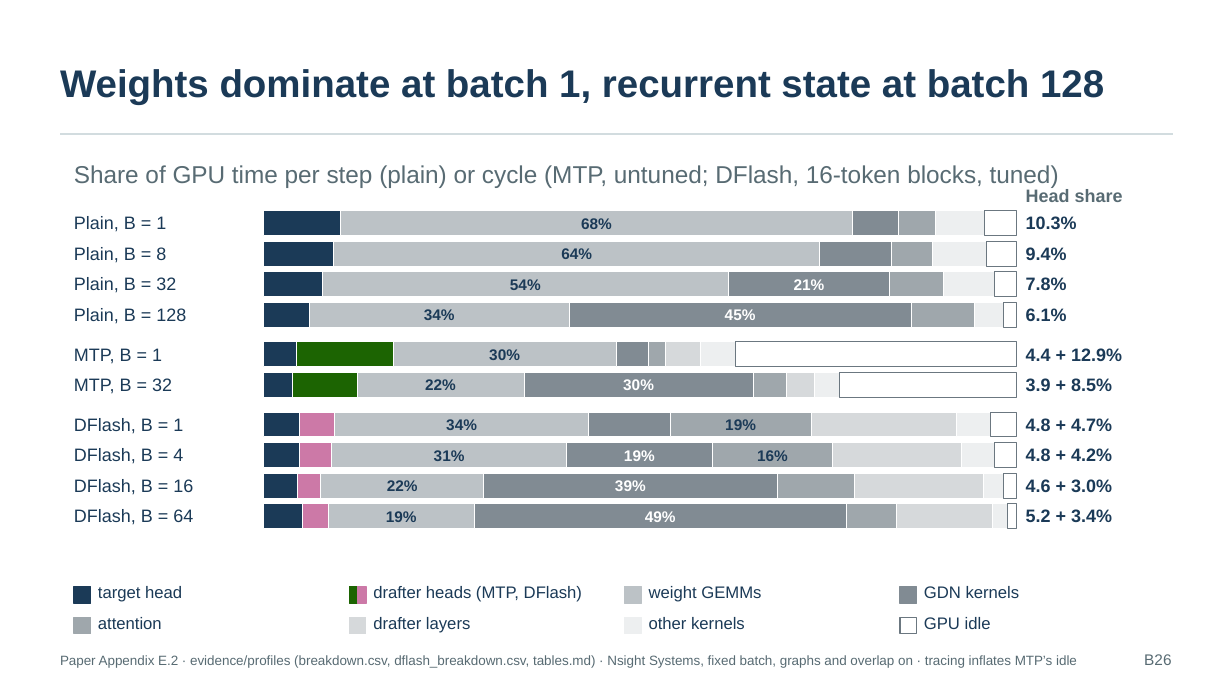
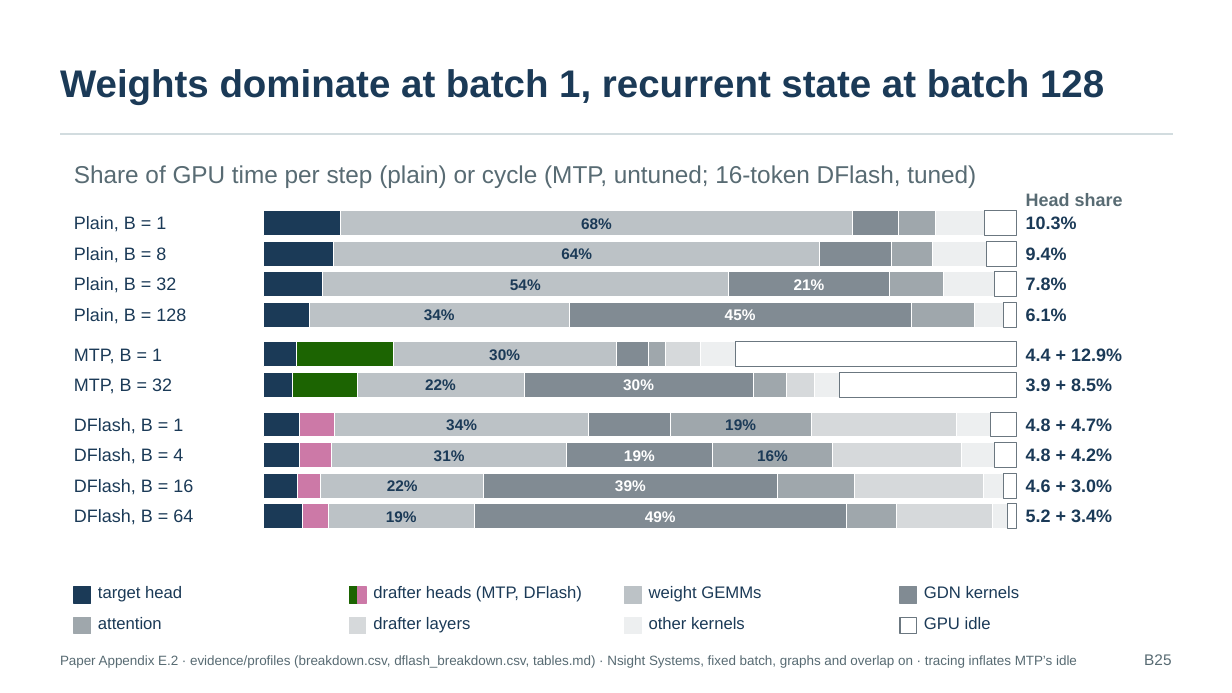
Before and after one commit to SamMausberg/verified-progress, a slide deck: slide 42 of presentation/verifier_paper_talk.pptx. Drawn at 1232x693 pixels with LibreOffice and Linux fonts; fonts in the diff are those of the drawing. Boxes give left, top, right and bottom in pixels: in the first picture for what was removed or moved away, otherwise in the second. Text is boxed around its words. In the diff, an @@ line names an element or a change of style, - is before the commit and + after.

```diff
--- a/presentation/verifier_paper_talk.pptx
+++ b/presentation/verifier_paper_talk.pptx
@@ text at [74, 165, 976, 188]: text changed @@
-Share of GPU time per step (plain) or cycle (MTP, untuned; DFlash, 16-token blocks, tuned)
+Share of GPU time per step (plain) or cycle (MTP, untuned; 16-token DFlash, tuned)
@@ text "Head share": place and size @@
-text "Head share" at [1026, 189, 1123, 202]
+text "Head share" at [1026, 193, 1123, 206]
```
Also in this commit, not shown: 27 other slides changed, 2 slides added, 2 slides removed, 3 other files.
